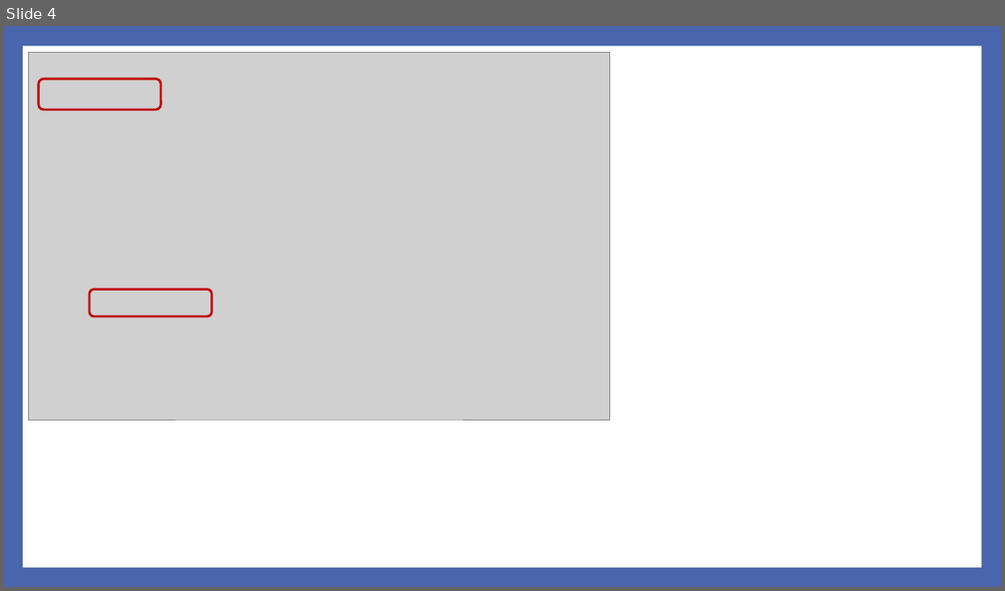
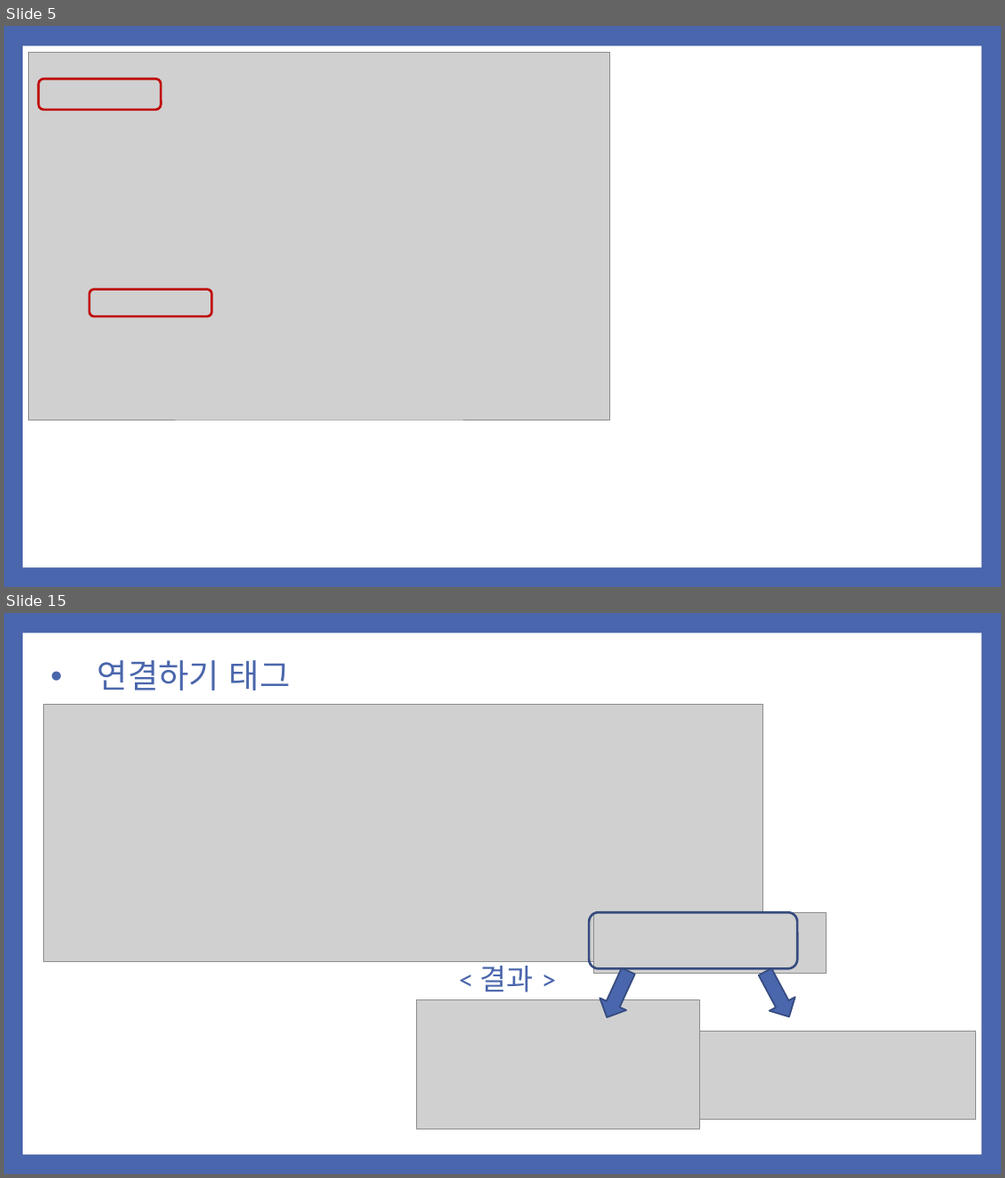
Before and after one commit to noheul1030/KOPO-HTML, a slide deck: 과제PPT/기업업무 1강.pptx. Shown one above the other, each under a label of ours: slide 4 before the commit, slides 5 and 15 after it; the slides between them are not shown. The pictures are 1005x591 and 1005x1178 pixels, drawn with LibreOffice and Linux fonts; fonts in the diff are those of the drawing; grey boxes stand for pictures. Boxes give left, top, right and bottom in pixels: in the first picture for what was removed or moved away, otherwise in the second. Text is boxed around its words. In the diff, an @@ line names an element or a change of style, - is before the commit and + after.

```diff
--- a/과제PPT/기업업무 1강.pptx
+++ b/과제PPT/기업업무 1강.pptx
@@ slide 15 added at (4, 613, 1001, 1174), background #4A66AC; not listed: 1 template element that a slide beside it also shows @@
@@ title added at (97, 660, 291, 690), 32 pt, text #4A66AC @@
+• 연결하기 태그
@@ picture added at (43, 705, 762, 962) @@
@@ rounded rectangle added at (589, 912, 797, 968), outline #374B7F 2.25 pt @@
@@ picture added at (594, 912, 826, 973) @@
@@ text added at (480, 960, 534, 992), 28 pt, text #4A66AC @@
+< 결과 >
@@ right arrow added at (593, 965, 641, 1023), fill #4A66AC, outline #374B7F 1.5 pt @@
@@ right arrow added at (752, 965, 802, 1023), fill #4A66AC, outline #374B7F 1.5 pt @@
@@ picture added at (417, 1000, 699, 1129) @@
@@ picture added at (699, 1030, 975, 1119) @@
@@ what was slide 4 is now slide 5 @@
```
Also in this commit, not shown: 21 other slides added, 4 slides removed.
